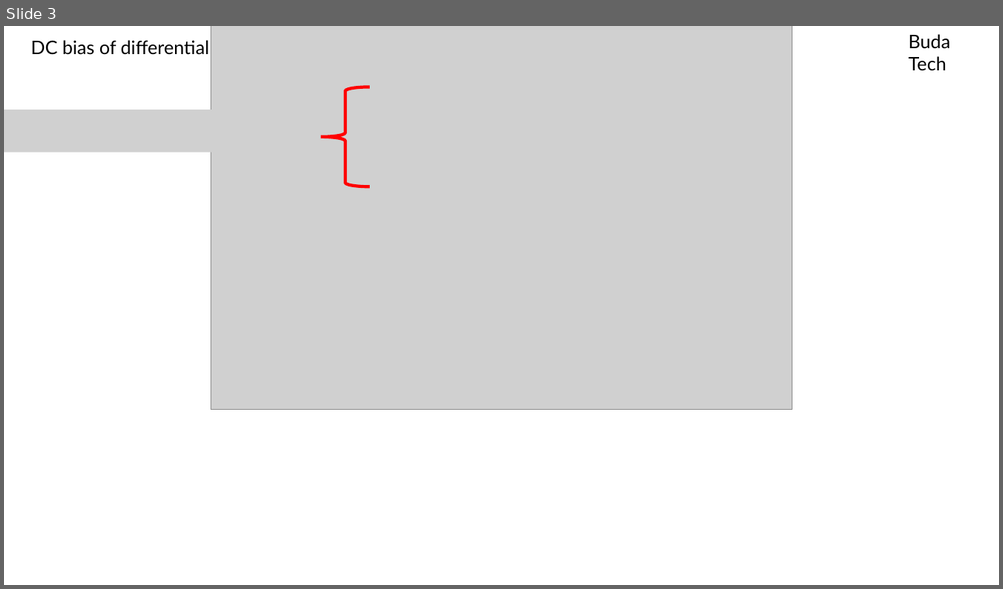
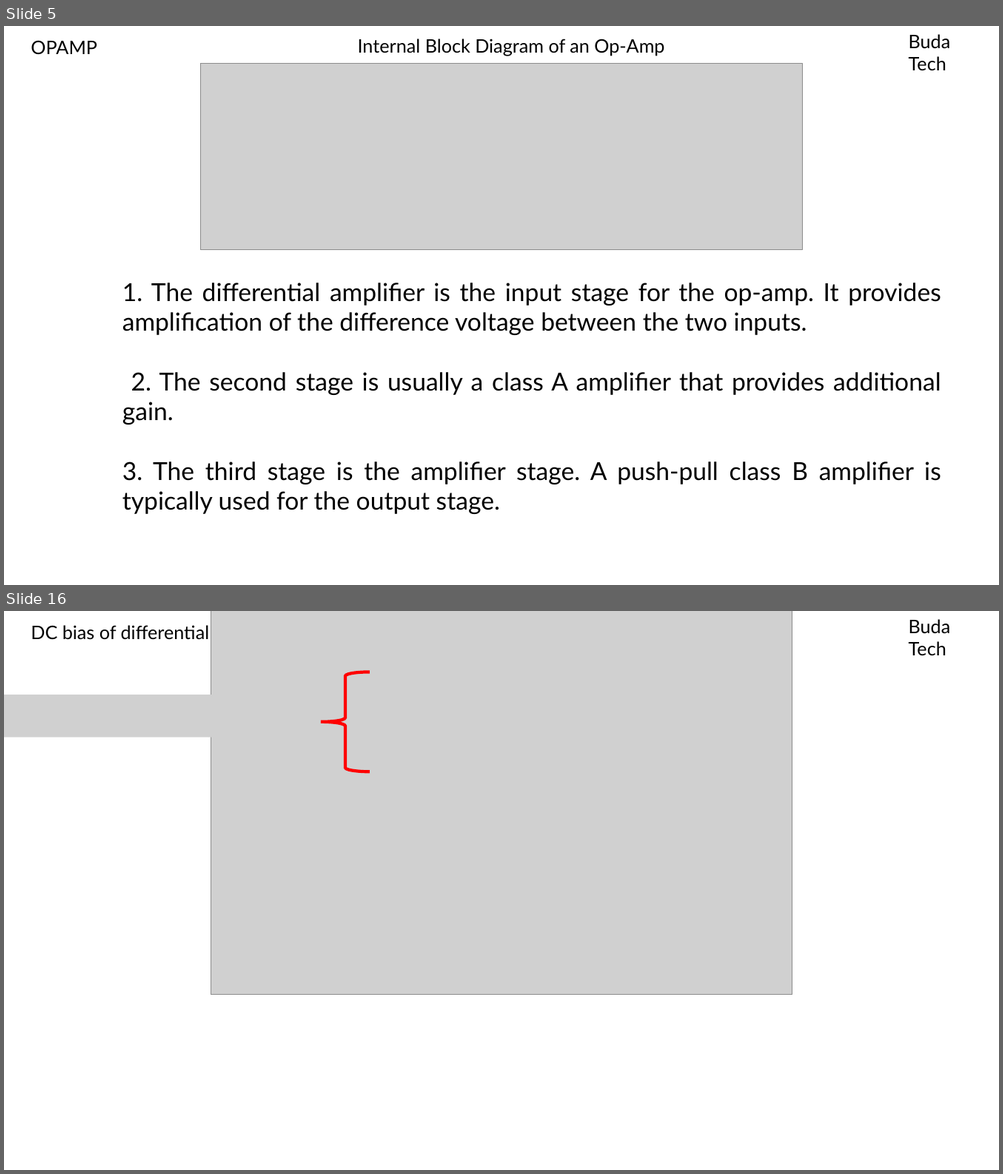
Before and after one commit to MaliusMartin/Budatech-Academy, a slide deck: OPAMPS/OPAMPS.pptx. Shown one above the other, each under a label of ours: slide 3 before the commit, slides 5 and 16 after it; the slides between them are not shown. The pictures are 1003x589 and 1003x1174 pixels, drawn with LibreOffice and Linux fonts; fonts in the diff are those of the drawing; grey boxes stand for pictures. Boxes give left, top, right and bottom in pixels: in the first picture for what was removed or moved away, otherwise in the second. Text is boxed around its words. In the diff, an @@ line names an element or a change of style, - is before the commit and + after.

```diff
--- a/OPAMPS/OPAMPS.pptx
+++ b/OPAMPS/OPAMPS.pptx
@@ slide 5 added at bbox=[4, 26, 999, 585], background #FFFFFF @@
@@ text added at bbox=[31, 40, 97, 55], 18 pt, text #000000 @@
+OPAMP
@@ text added at bbox=[358, 39, 664, 56], 18 pt, text #000000 @@
+Internal Block Diagram of an Op-Amp
@@ text added at bbox=[908, 34, 950, 70], 18 pt, text #000000 @@
+Buda Tech
@@ picture added at bbox=[200, 63, 802, 249] @@
@@ text added at bbox=[122, 283, 941, 514], 24 pt, text #000000 @@
+1. The differential amplifier is the input stage for the op-amp. It provides amplification of the difference voltage between the two inputs.
+2. The second stage is usually a class A amplifier that provides additional gain.
+3. The third stage is the amplifier stage. A push-pull class B amplifier is typically used for the output stage.
@@ what was slide 3 is now slide 16 @@
```
Also in this commit, not shown: 2 slides changed, 12 other slides added, 32 other files.
